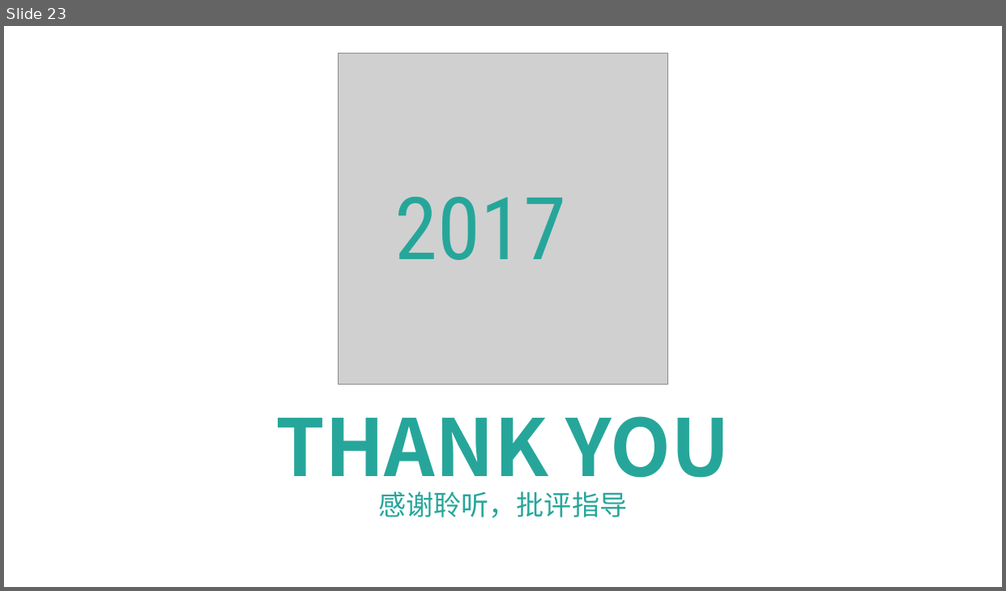
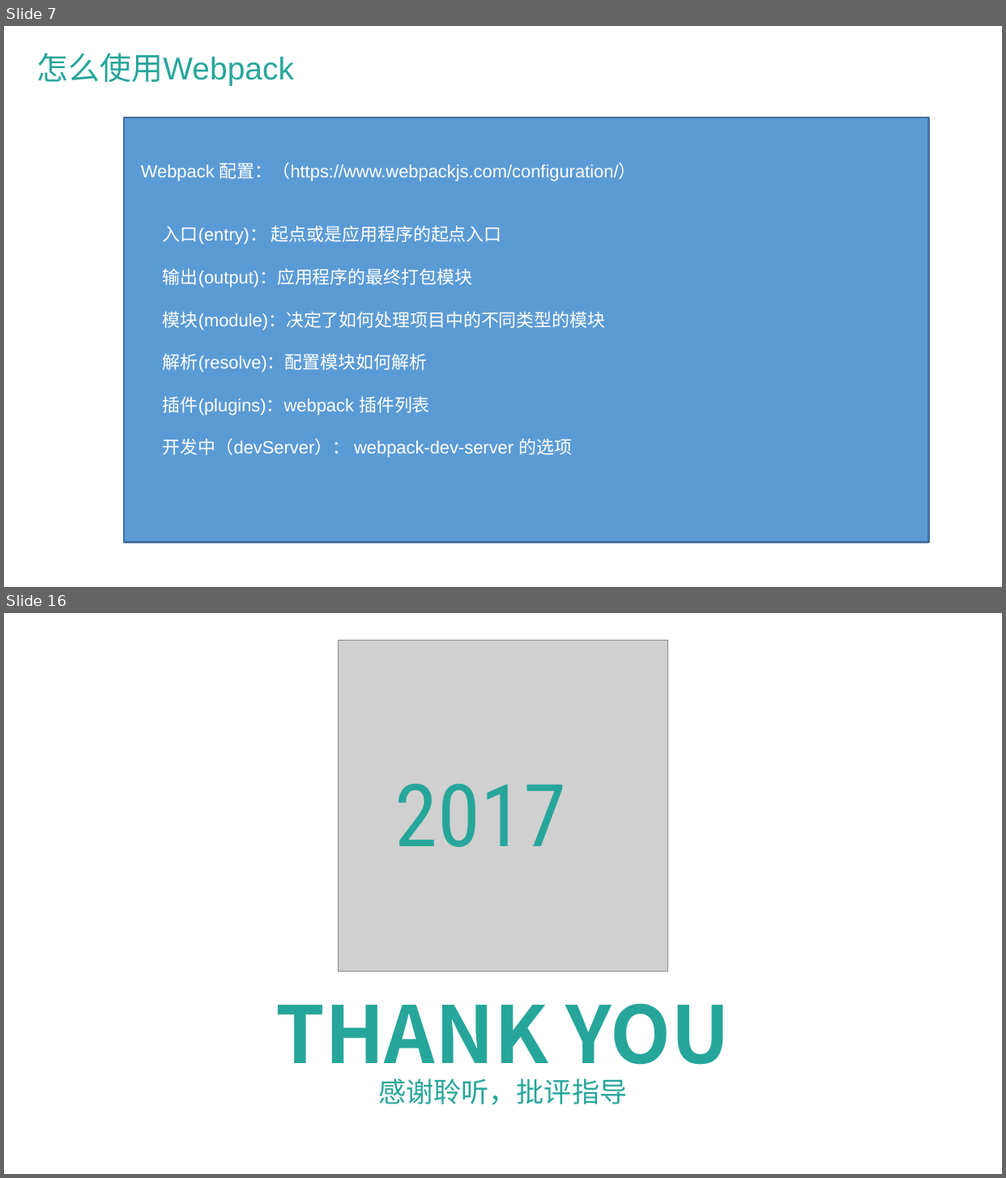
Before and after one commit to wangqiang66/webpack, a slide deck: Webpack简介.pptx. Shown one above the other, each under a label of ours: slide 23 before the commit, slides 7 and 16 after it; the slides between them are not shown. The pictures are 1006x591 and 1006x1178 pixels, drawn with LibreOffice and Linux fonts; fonts in the diff are those of the drawing; grey boxes stand for pictures; background and template pictures are left out. Boxes give left, top, right and bottom in pixels: in the first picture for what was removed or moved away, otherwise in the second. Text is boxed around its words. In the diff, an @@ line names an element or a change of style, - is before the commit and + after.

Commit message:
处理webpack

```diff
--- a/Webpack简介.pptx
+++ b/Webpack简介.pptx
@@ slide 7 added at (x1=4, y1=26, x2=1002, y2=587), background picture (left out) @@
@@ rectangle added at (x1=16, y1=41, x2=991, y2=572), fill #FFFFFF at 80% opacity @@
@@ text added at (x1=36, y1=53, x2=294, y2=86), 32 pt, text #26A69A @@
+怎么使用Webpack
@@ rectangle added at (x1=124, y1=118, x2=929, y2=543), fill #5B9BD5, outline #43739E 2 pt, 18 pt, text #FFFFFF @@
+Webpack 配置：（https://www.webpackjs.com/configuration/）
+入口(entry)： 起点或是应用程序的起点入口
+输出(output)：应用程序的最终打包模块
+模块(module)：决定了如何处理项目中的不同类型的模块
+解析(resolve)：配置模块如何解析
+插件(plugins)：webpack 插件列表
+开发中（devServer）： webpack-dev-server 的选项
@@ what was slide 23 is now slide 16 @@
```
Also in this commit, not shown: 1 slide changed, 7 other slides added, 16 slides removed, 1 other file.
